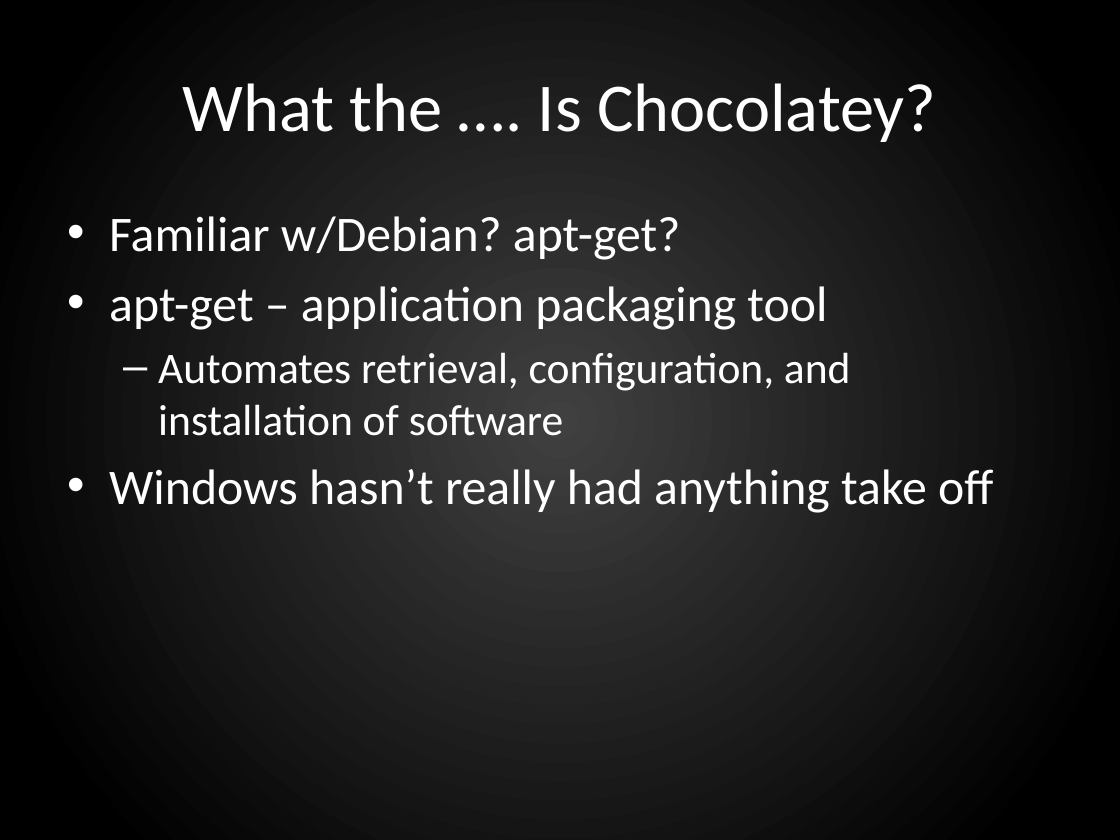
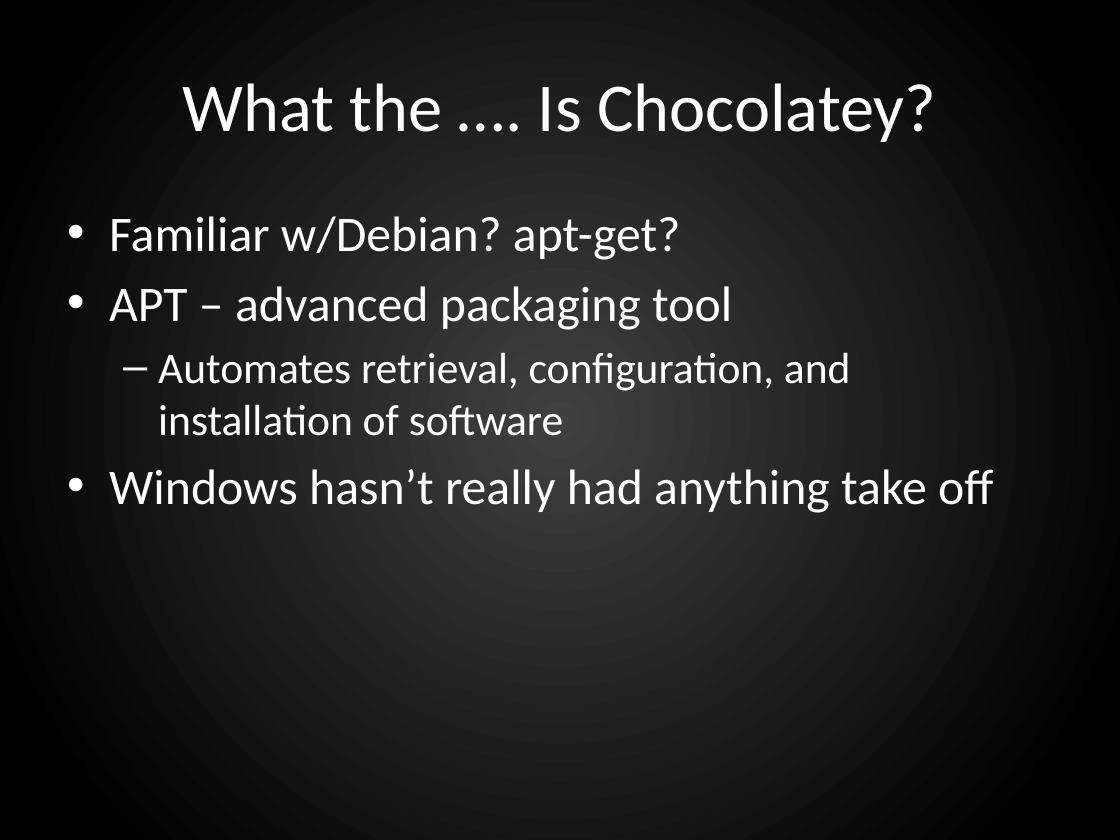
Before and after one commit to ferventcoder/presentations, a slide deck: slide 3 of windows/chocolatey/chocolatey.pptx. Drawn at 1120x840 pixels with LibreOffice and Linux fonts; fonts in the diff are those of the drawing; background and template pictures are left out. Boxes give left, top, right and bottom in pixels: in the first picture for what was removed or moved away, otherwise in the second. Text is boxed around its words. In the diff, an @@ line names an element or a change of style, - is before the commit and + after.

Commit message:
adding chocolatey slides

```diff
--- a/windows/chocolatey/chocolatey.pptx
+++ b/windows/chocolatey/chocolatey.pptx
@@ text at [109,286,732,330]: text changed @@
-• apt-get – application packaging tool
+• APT – advanced packaging tool
```
Also in this commit, not shown: 3 other slides changed, 17 slides added, 2 slides removed.
